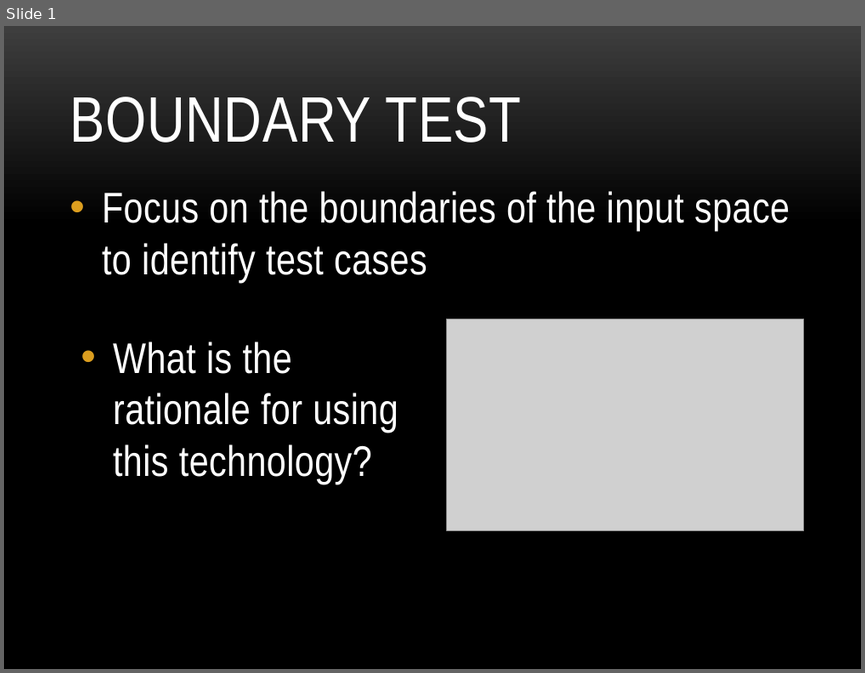
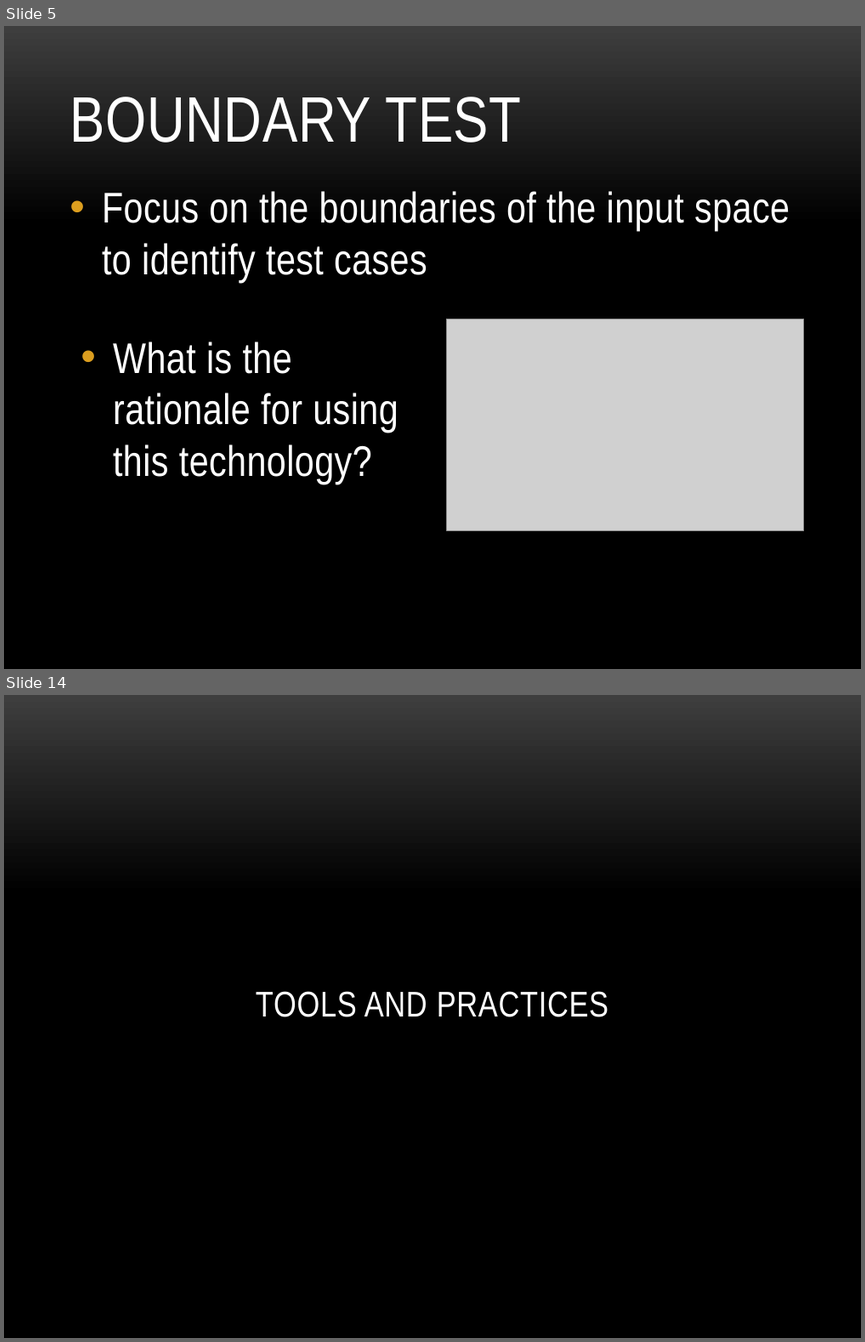
Before and after one commit to khoanguyen/UnitTestDemo, a slide deck: UnitTest.pptx. Shown one above the other, each under a label of ours: slide 1 before the commit, slides 5 and 14 after it; the slides between them are not shown. The pictures are 865x673 and 865x1342 pixels, drawn with LibreOffice and Linux fonts; fonts in the diff are those of the drawing; grey boxes stand for pictures; background and template pictures are left out. Boxes give left, top, right and bottom in pixels: in the first picture for what was removed or moved away, otherwise in the second. Text is boxed around its words. In the diff, an @@ line names an element or a change of style, - is before the commit and + after.

```diff
--- a/UnitTest.pptx
+++ b/UnitTest.pptx
@@ slide 14 added at (x1=4, y1=695, x2=861, y2=1338), background picture (left out) @@
@@ title added at (x1=256, y1=991, x2=608, y2=1017), 30 pt, text #FFFFFF @@
+TOOLS AND PRACTICES
@@ what was slide 1 is now slide 5 @@
```
Also in this commit, not shown: 2 slides changed, 13 other slides added, 1 slide removed.
